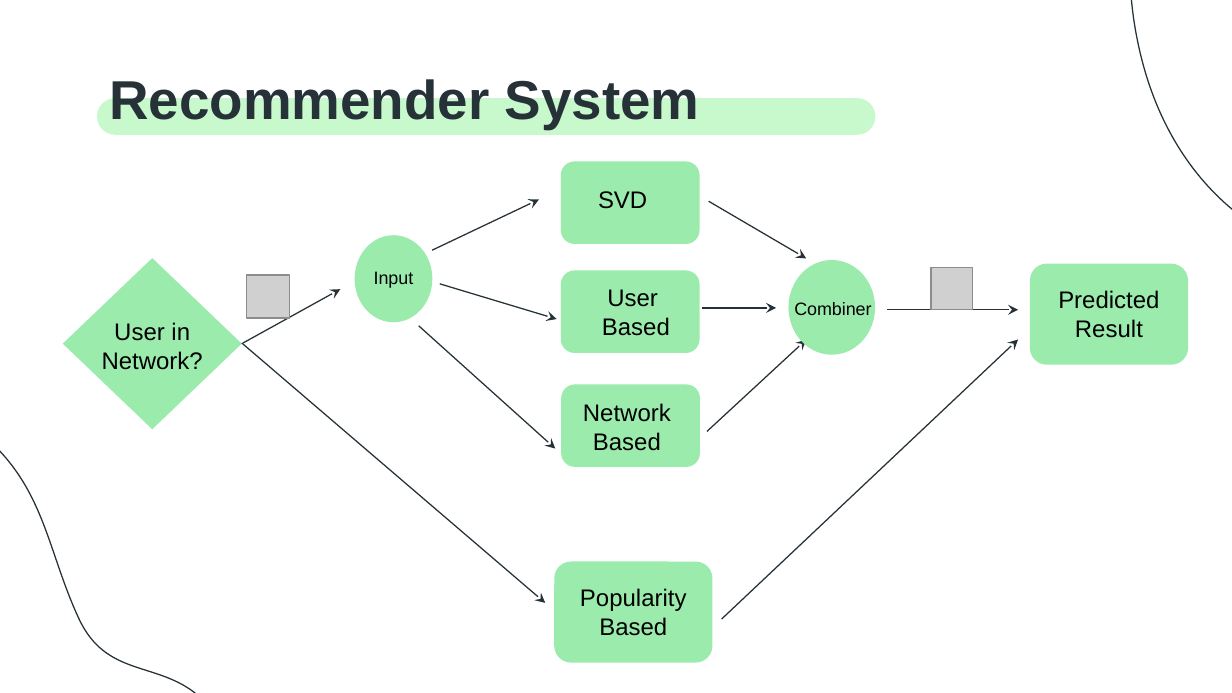
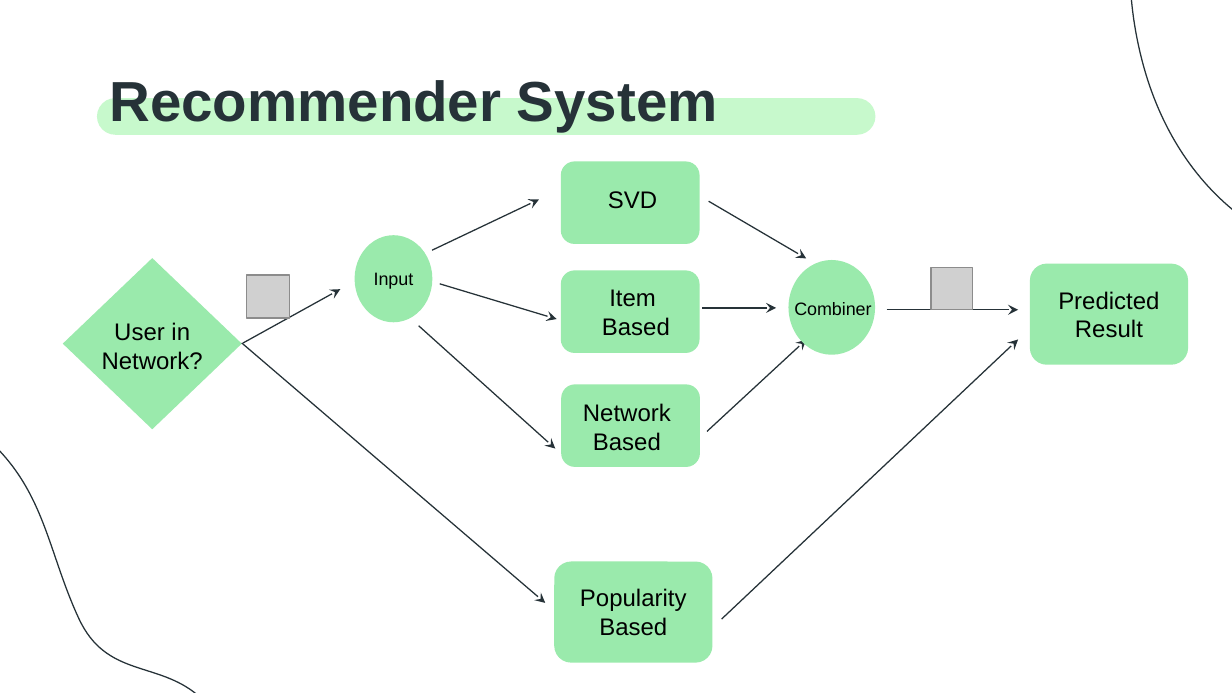
Before and after one commit to SimingSiming/Restaurant-Recommender-System, a slide deck: slide 14 of Presentation/Data Mining Project.pptx. Drawn at 1232x693 pixels with LibreOffice and Linux fonts; fonts in the diff are those of the drawing; grey boxes stand for pictures. Boxes give left, top, right and bottom in pixels: in the first picture for what was removed or moved away, otherwise in the second. Text is boxed around its words. In the diff, an @@ line names an element or a change of style, - is before the commit and + after.

```diff
--- a/Presentation/Data Mining Project.pptx
+++ b/Presentation/Data Mining Project.pptx
@@ title "Recommender System" at box(109, 76, 718, 131): size 32 to 33 pt @@
@@ text "SVD": place and size @@
-text "SVD" at box(598, 191, 647, 209)
+text "SVD" at box(608, 191, 657, 209)
@@ rounded rectangle at box(561, 161, 700, 244): fill #9BEBAD to #9AEAAC; proportions changed @@
@@ rounded rectangle at box(561, 271, 700, 354): fill #9BEBAD to #9AEAAC; proportions changed @@
@@ text at box(609, 289, 656, 307): text changed @@
-User
+Item
```
Also in this commit, not shown: 9 other slides changed.
